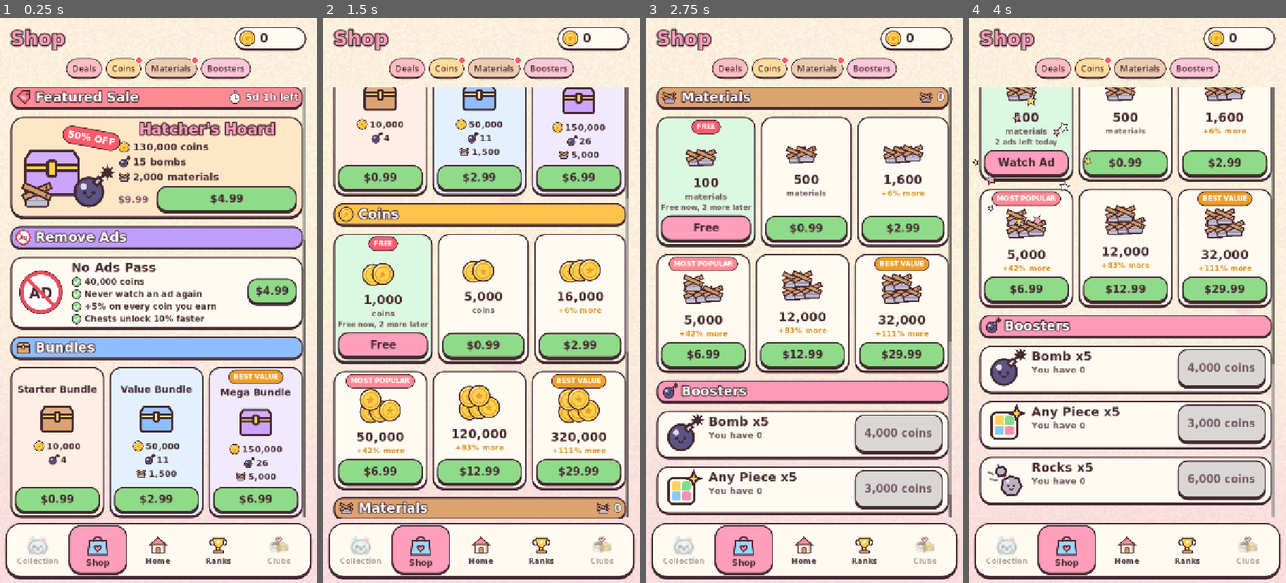
Above: before the commit, frames 1-4 (left to right).
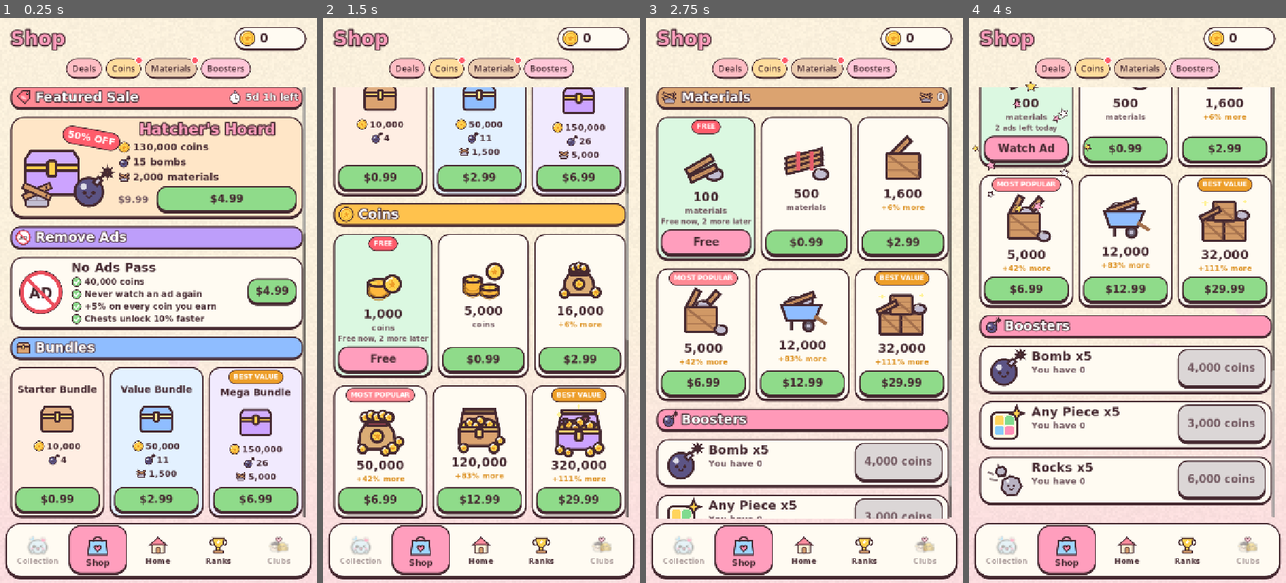
Above: after the commit, the same moments.

Repository: jvea03/tetrisphere-godot
Game: Godot game, scene res://scenes/shop.tscn
The game is run twice, just before and just after one commit, with the same random seed, the same clock (stepped at 60 frames per second) and the same inputs. This scene is started directly instead of the project's main scene.
Inputs:
- Up to frame 1 (0.25 s): no input
- Up to frame 2 (1.5 s): click "Deals" at 0.5 s; click "Coins" at 1.25 s
- Up to frame 3 (2.75 s): click "Materials" at 2 s
- Up to frame 4 (4 s): click "Boosters" at 2.75 s; click "Free" at 3.5 s

The runs differ from the first frame. In frame 1, less than 0.1% of the frame differs, in the area x 95-97%, y 38-40%; in frame 2, 23%; in frame 3, 35%, in the area x 3-97%, y 20-89%; in frame 4, 11%.

Commit message:
Shop: a picture for every size of coin and materials pack
TSIcon gains coin_pack and material_pack, six sizes each: coins go from a
stack, two stacks, a pouch and a sack spilling over to an open chest
brimming and a grand chest heaped with coins and gems; materials from a
couple of planks, a roped bundle and a crate to a crate overflowing, a
heaped wheelbarrow and a sparkling stack of crates. The packs' cards use
them in place of the piled-up icons.

Co-Authored-By: Claude Opus 5.5 <noreply@anthropic.com>

Diff:
--- a/scripts/screens/shop.gd
+++ b/scripts/screens/shop.gd
@@ -353,22 +353,12 @@
 	return card
 
 
-## A heap of `icon`s, more for a bigger amount (`unit` the smallest pack's),
-## centred in its card.
-func _heap(icon: String, amount: int, unit: float, px: float) -> Control:
-	var n := clampi(int(log(float(amount) / unit) / log(2.5)) + 1, 1, 5)
-	var box := Control.new()
-	box.custom_minimum_size = Vector2(px + 44.0, px + 30.0)
-	box.mouse_filter = Control.MOUSE_FILTER_IGNORE
-	for k in n:
-		var c := TSIcon.make(icon, px)
-		c.position = Vector2(22.0 + float(k % 3 - 1) * 22.0 * float(n > 1), 22.0 - float(k / 3) * 22.0 - float(k) * 2.0)
-		c.size = Vector2(px, px)
-		box.add_child(c)
-	var centre := CenterContainer.new()
-	centre.mouse_filter = Control.MOUSE_FILTER_IGNORE
-	centre.add_child(box)
-	return centre
+## A pack's picture (TSIcon's coin_pack or material_pack, by its size: 0 the
+## free one, 5 the biggest), centred in its card.
+func _pack_art(icon: String, tier: int) -> Control:
+	var art := TSIcon.make(icon, 118, tier)
+	art.size_flags_horizontal = Control.SIZE_SHRINK_CENTER
+	return art
 
 
 ## A ribbon over a card's art ("MOST POPULAR", "BEST VALUE"), or a blank of
@@ -393,7 +383,7 @@
 	var left := _starter_left(mats)
 	var claims := TSProfile.starter_material_claims if mats else TSProfile.starter_coin_claims
 	v.add_child(_ribbon("FREE" if claims == 0 else "", TSUI.RED_DOT))
-	v.add_child(_heap("materials" if mats else "coin", int(p["materials" if mats else "coins"]), float(p["materials" if mats else "coins"]) / 2.5, 56.0))
+	v.add_child(_pack_art("material_pack" if mats else "coin_pack", 0))
 	v.add_child(TSUI.label(TSProfile.fmt_coins(int(p["materials" if mats else "coins"])), 28, TSUI.INK, HORIZONTAL_ALIGNMENT_CENTER))
 	v.add_child(TSUI.label("materials" if mats else "coins", 18, TSUI.MUTED, HORIZONTAL_ALIGNMENT_CENTER))
 	v.add_child(TSUI.label("Back tomorrow" if left <= 0 else ("Free now, %d more later" % (left - 1) if claims == 0 else ("%d more today" % left if TSProfile.no_ads else "%d ad%s left today" % [left, "" if left == 1 else "s"])), 16, TSUI.MUTED, HORIZONTAL_ALIGNMENT_CENTER))
@@ -424,7 +414,7 @@
 	elif at == packs.size() - 1:
 		ribbon = "BEST VALUE"
 	v.add_child(_ribbon(ribbon, TSUI.CORAL if at == 3 else TSUI.GOLD_DARK))
-	v.add_child(_heap("coin" if kind == "coins" else "materials", amount, float(packs[1][kind]) / 2.5, 56.0))
+	v.add_child(_pack_art("coin_pack" if kind == "coins" else "material_pack", at))
 	v.add_child(TSUI.label(TSProfile.fmt_coins(amount), 28, TSUI.INK, HORIZONTAL_ALIGNMENT_CENTER))
 	var more := roundi((_per_dollar(p, kind) / base - 1.0) * 100.0) if base > 0.0 else 0
 	v.add_child(TSUI.label("+%d%% more" % more if more >= 5 else kind, 17, TSFX.COL_GAIN if more >= 5 else TSUI.MUTED, HORIZONTAL_ALIGNMENT_CENTER))
--- a/scripts/ui/icon.gd
+++ b/scripts/ui/icon.gd
@@ -176,6 +176,8 @@
 		"pass": _draw_pass()
 		"hunt": _draw_hunt()
 		"materials": _draw_materials()
+		"coin_pack": _draw_coin_pack(index)
+		"material_pack": _draw_material_pack(index)
 		"skip": _draw_skip()
 		"tag": _draw_tag()
 		"cog": _draw_cog()
@@ -633,6 +635,186 @@
 			pts.append(Vector2(0.5, 0.42) + (c as Vector2).rotated(turn))
 		_poly(pts, wood)
 		_circle(Vector2(0.5, 0.42) + Vector2(0.28, 0.0).rotated(turn), 0.025, INK, false)
+
+
+# -- shop packs: a picture for each size of coin and materials pack -------------
+
+const SACK := Color(0.86, 0.68, 0.46)
+const WOOD := Color(0.82, 0.6, 0.4)
+const WOOD_DARK := Color(0.64, 0.44, 0.3)
+const STONE := Color(0.76, 0.74, 0.82)
+
+
+## A small coin, face on.
+func _mini_coin(c: Vector2, r: float) -> void:
+	_circle(c, r, GOLD)
+	_poly(_star_pts(c + Vector2(0.0, r * 0.05), r * 0.5, r * 0.22), GOLD_DARK, false)
+	draw_arc(_u(c), r * 0.72 * _s, PI * 1.1, PI * 1.5, 8, Color(1, 1, 1, 0.85), _w() * 0.6, true)
+
+
+## A stack of `n` coins seen from the side, standing on `base`.
+func _coin_stack(base: Vector2, rx: float, n: int) -> void:
+	var step := rx * 0.34
+	var ry := rx * 0.36
+	var top := base.y - float(n) * step
+	# the stack's side, one band, its coins' edges ridged across it
+	var side: Array = [Vector2(base.x - rx, top)]
+	for k in 13:
+		var a := PI * float(k) / 12.0
+		side.append(Vector2(base.x - cos(a) * rx, base.y + sin(a) * ry))
+	side.append(Vector2(base.x + rx, top))
+	_poly(side, Color(1.0, 0.72, 0.24))
+	for k in range(1, n):
+		var y := base.y - float(k) * step
+		draw_arc(_u(Vector2(base.x, y)), rx * _s, 0.15, PI - 0.15, 16, Color(GOLD_DARK.darkened(0.2), 0.8), _w() * 0.5, true)
+	_ellipse(Vector2(base.x, top), rx, ry, GOLD)
+	_poly(_star_pts(Vector2(base.x, top), rx * 0.32, rx * 0.14), Color(1.0, 0.72, 0.24), false)
+
+
+## Coins tumbling: face-on coins at these spots, each [x, y, r].
+func _coins(spots: Array) -> void:
+	for s in spots:
+		_mini_coin(Vector2(s[0], s[1]), s[2])
+
+
+## A four-point sparkle.
+func _sparkle(c: Vector2, r: float, colour := Color(1.0, 0.95, 0.6)) -> void:
+	_poly(_star_pts(c, r, r * 0.3, 4, 0.0), colour, false)
+
+
+## A gem: a cut diamond shape.
+func _gem(c: Vector2, r: float, colour: Color) -> void:
+	_poly([c + Vector2(-r, -r * 0.3), c + Vector2(-r * 0.5, -r * 0.8), c + Vector2(r * 0.5, -r * 0.8), c + Vector2(r, -r * 0.3), c + Vector2(0.0, r)], colour)
+	_line([c + Vector2(-r, -r * 0.3), c + Vector2(r, -r * 0.3)], INK, 0.5)
+
+
+## A sack of coins, tied with a ribbon, its mouth heaped with them.
+func _sack(c: Vector2, s: float, heap: int) -> void:
+	var body := [Vector2(-0.2, -0.2), Vector2(-0.34, 0.02), Vector2(-0.36, 0.24), Vector2(-0.26, 0.36), Vector2(0.26, 0.36), Vector2(0.36, 0.24), Vector2(0.34, 0.02), Vector2(0.2, -0.2)]
+	var pts: Array = []
+	for p in body:
+		pts.append(c + (p as Vector2) * s)
+	_poly(pts, SACK)
+	_ellipse(c + Vector2(0.0, -0.22) * s, 0.24 * s, 0.07 * s, SACK.darkened(0.2))
+	for k in heap:
+		var x := (float(k) - float(heap - 1) * 0.5) * 0.12
+		_mini_coin(c + Vector2(x, -0.28 - 0.04 * float(k % 2)) * s, 0.09 * s)
+	_rrect(Rect2(c + Vector2(-0.2, -0.17) * s, Vector2(0.4, 0.06) * s), 0.02 * s, Color(0.9, 0.36, 0.42))
+	_circle(c + Vector2(0.0, 0.1) * s, 0.12 * s, GOLD)
+	_poly(_star_pts(c + Vector2(0.0, 0.105) * s, 0.07 * s, 0.03 * s), GOLD_DARK, false)
+
+
+## An open chest overflowing with coins (lilac and gem-studded when `grand`).
+func _treasure(c: Vector2, s: float, grand: bool) -> void:
+	var body := Color(0.86, 0.64, 0.44) if not grand else Color(0.8, 0.64, 1.0)
+	var trim := Color(1.0, 0.84, 0.44)
+	# the lid thrown back, behind
+	_poly([c + Vector2(-0.36, -0.06) * s, c + Vector2(-0.3, -0.36) * s, c + Vector2(0.3, -0.36) * s, c + Vector2(0.36, -0.06) * s], body.lightened(0.12))
+	_rrect(Rect2(c + Vector2(-0.3, -0.36) * s, Vector2(0.6, 0.07) * s), 0.02 * s, trim)
+	# the heap, then the chest's front over its foot
+	_ellipse(c + Vector2(0.0, -0.04) * s, 0.36 * s, 0.14 * s, GOLD)
+	_coins([[c.x - 0.18 * s, c.y - 0.1 * s, 0.08 * s], [c.x + 0.02 * s, c.y - 0.14 * s, 0.08 * s], [c.x + 0.2 * s, c.y - 0.08 * s, 0.08 * s], [c.x - 0.06 * s, c.y - 0.04 * s, 0.07 * s]])
+	if grand:
+		_gem(c + Vector2(0.12, -0.2) * s, 0.06 * s, Color(1.0, 0.5, 0.66))
+		_gem(c + Vector2(-0.24, -0.16) * s, 0.05 * s, Color(0.5, 0.82, 1.0))
+	_rrect(Rect2(c + Vector2(-0.38, -0.02) * s, Vector2(0.76, 0.36) * s), 0.05 * s, body)
+	_rrect(Rect2(c + Vector2(-0.38, -0.02) * s, Vector2(0.76, 0.08) * s), 0.03 * s, trim)
+	_rrect(Rect2(c + Vector2(-0.06, 0.02) * s, Vector2(0.12, 0.16) * s), 0.03 * s, trim)
+
+
+## The coin packs, smallest (0, the free one) to biggest (5): a stack, two
+## stacks, a pouch, a sack spilling over, an open chest brimming, and a grand
+## chest heaped with coins and gems, sparkling.
+func _draw_coin_pack(tier: int) -> void:
+	match clampi(tier, 0, 5):
+		0:
+			_coin_stack(Vector2(0.42, 0.78), 0.2, 3)
+			_mini_coin(Vector2(0.68, 0.6), 0.16)
+		1:
+			_coin_stack(Vector2(0.3, 0.8), 0.17, 4)
+			_coin_stack(Vector2(0.62, 0.84), 0.17, 2)
+			_mini_coin(Vector2(0.72, 0.42), 0.15)
+		2:
+			_sack(Vector2(0.48, 0.58), 0.8, 3)
+			_coins([[0.8, 0.82, 0.09], [0.2, 0.84, 0.08]])
+		3:
+			_sack(Vector2(0.44, 0.52), 0.95, 5)
+			_coins([[0.74, 0.84, 0.1], [0.86, 0.72, 0.08], [0.6, 0.9, 0.08], [0.16, 0.86, 0.08]])
+		4:
+			_treasure(Vector2(0.5, 0.52), 1.0, false)
+			_coins([[0.2, 0.9, 0.08], [0.78, 0.9, 0.09], [0.9, 0.76, 0.07]])
+		5:
+			_treasure(Vector2(0.5, 0.5), 1.08, true)
+			_coins([[0.14, 0.88, 0.08], [0.3, 0.93, 0.07], [0.72, 0.92, 0.08], [0.88, 0.84, 0.09]])
+			_sparkle(Vector2(0.12, 0.2), 0.08)
+			_sparkle(Vector2(0.88, 0.18), 0.06)
+			_sparkle(Vector2(0.5, 0.04), 0.05)
+
+
+## A plank from a to b, `w` wide, with a line of grain.
+func _plank(a: Vector2, b: Vector2, w: float) -> void:
+	var n := (b - a).normalized().orthogonal() * w * 0.5
+	_poly([a + n, b + n, b - n, a - n], WOOD)
+	_line([a.lerp(b, 0.15), a.lerp(b, 0.75)], Color(WOOD_DARK, 0.6), 0.5)
+
+
+func _stone(c: Vector2, r: float) -> void:
+	_ellipse(c, r, r * 0.72, STONE)
+	draw_arc(_u(c + Vector2(-r * 0.25, -r * 0.2)), r * 0.4 * _s, PI * 1.1, PI * 1.6, 8, Color(1, 1, 1, 0.7), _w() * 0.6, true)
+
+
+## A slatted wooden crate.
+func _crate_box(r: Rect2) -> void:
+	_rrect(r, 0.03, WOOD)
+	for k in 2:
+		var y := r.position.y + r.size.y * (0.34 + 0.33 * float(k))
+		_line([Vector2(r.position.x + 0.02, y), Vector2(r.end.x - 0.02, y)], Color(WOOD_DARK, 0.7), 0.6)
+	_line([r.position + Vector2(0.03, 0.03), r.end - Vector2(0.03, 0.03)], WOOD_DARK, 0.9)
+
+
+## The materials packs, smallest (0, the free one) to biggest (5): a couple of
+## planks and a stone, a bundle tied with rope, a crate, a crate overflowing,
+## a wheelbarrow heaped up, and a sparkling stack of crates, planks and stone.
+func _draw_material_pack(tier: int) -> void:
+	match clampi(tier, 0, 5):
+		0:
+			_stone(Vector2(0.66, 0.74), 0.16)
+			_plank(Vector2(0.14, 0.7), Vector2(0.62, 0.42), 0.12)
+			_plank(Vector2(0.2, 0.84), Vector2(0.7, 0.6), 0.12)
+		1:
+			_stone(Vector2(0.78, 0.8), 0.14)
+			for k in 3:
+				var y := 0.46 + 0.1 * float(k)
+				_plank(Vector2(0.12, y + 0.08), Vector2(0.8, y - 0.1), 0.11)
+			for x in [0.34, 0.6]:
+				_line([Vector2(x, 0.36), Vector2(x, 0.72)], Color(0.9, 0.36, 0.42), 1.4)
+		2:
+			_plank(Vector2(0.3, 0.44), Vector2(0.62, 0.12), 0.12)
+			_crate_box(Rect2(0.18, 0.4, 0.64, 0.48))
+		3:
+			_plank(Vector2(0.22, 0.4), Vector2(0.4, 0.06), 0.11)
+			_plank(Vector2(0.52, 0.4), Vector2(0.78, 0.1), 0.11)
+			_stone(Vector2(0.5, 0.36), 0.13)
+			_crate_box(Rect2(0.16, 0.38, 0.6, 0.48))
+			_stone(Vector2(0.84, 0.82), 0.12)
+		4:
+			# a wheelbarrow, heaped
+			_stone(Vector2(0.36, 0.34), 0.13)
+			_stone(Vector2(0.58, 0.32), 0.12)
+			_plank(Vector2(0.18, 0.4), Vector2(0.72, 0.2), 0.1)
+			_poly([Vector2(0.1, 0.4), Vector2(0.86, 0.4), Vector2(0.74, 0.7), Vector2(0.2, 0.7)], Color(0.56, 0.74, 1.0))
+			_line([Vector2(0.74, 0.62), Vector2(0.96, 0.76)], WOOD_DARK, 1.4)
+			_line([Vector2(0.3, 0.7), Vector2(0.3, 0.88)], INK, 1.2)
+			_circle(Vector2(0.62, 0.8), 0.1, Color(0.4, 0.36, 0.42))
+			_circle(Vector2(0.62, 0.8), 0.035, STONE, false)
+		5:
+			_crate_box(Rect2(0.08, 0.5, 0.42, 0.4))
+			_crate_box(Rect2(0.48, 0.5, 0.42, 0.4))
+			_crate_box(Rect2(0.28, 0.16, 0.42, 0.36))
+			_plank(Vector2(0.04, 0.48), Vector2(0.4, 0.3), 0.09)
+			_stone(Vector2(0.84, 0.42), 0.12)
+			_sparkle(Vector2(0.12, 0.18), 0.08)
+			_sparkle(Vector2(0.88, 0.16), 0.06)
 
 
 func _draw_hunt() -> void:
